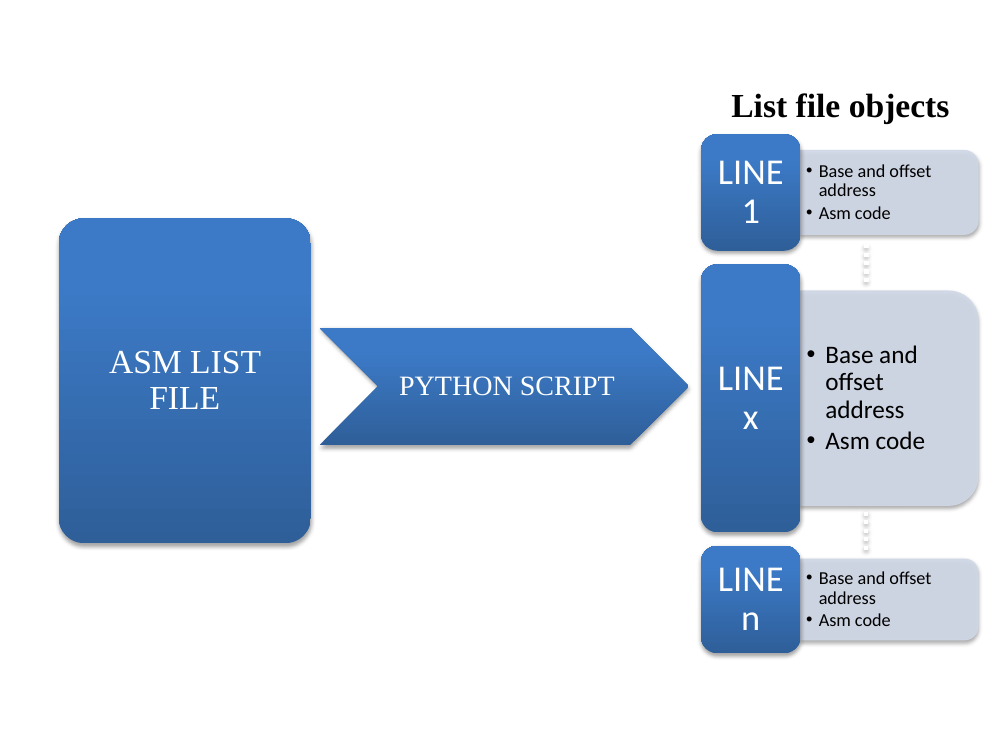
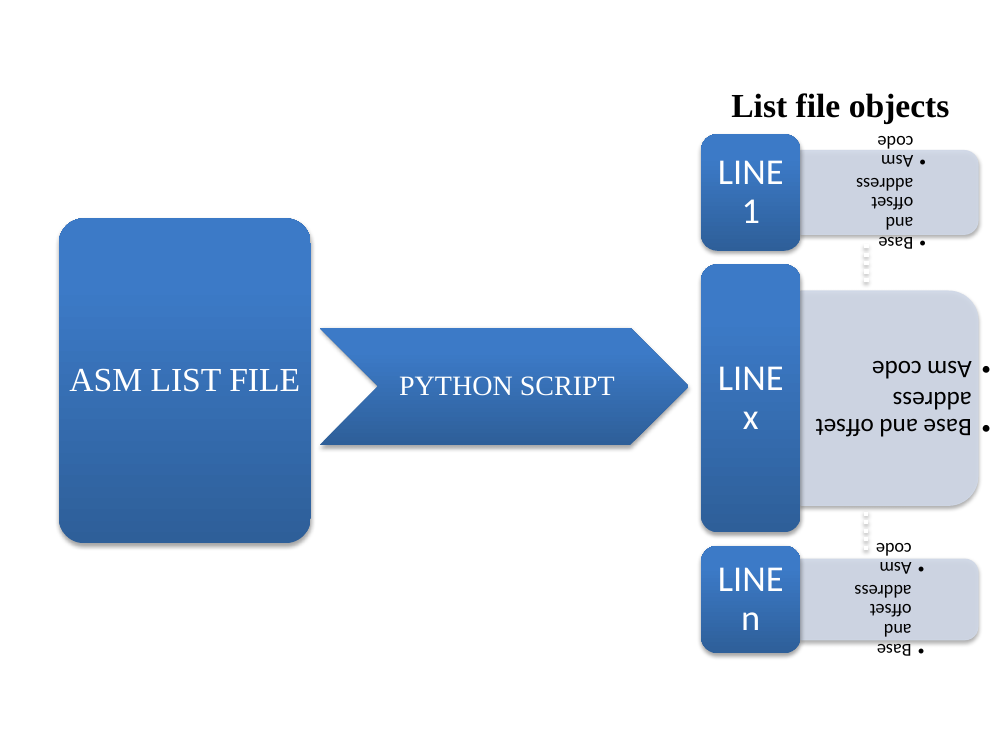
Before and after one commit to miramohan/thesis_first, a slide deck: slide 5 of pptFigures.pptx. Drawn at 1008x756 pixels with LibreOffice and Linux fonts; fonts in the diff are those of the drawing. Boxes give left, top, right and bottom in pixels: in the first picture for what was removed or moved away, otherwise in the second. Text is boxed around its words. In the diff, an @@ line names an element or a change of style, - is before the commit and + after.

```diff
--- a/pptFigures.pptx
+++ b/pptFigures.pptx
@@ text "Base and offset address": place and size @@
-text "Base and offset address" at (819,164,931,219)
+text "Base and offset address" at (856,136,914,249)
@@ text "ASM LIST FILE" rewrapped from (109,350,261,409) to (69,368,300,392) @@
@@ text "Base and offset address": place and size @@
-text "Base and offset address" at (825,345,925,449)
+text "Base and offset address" at (815,361,972,437)
@@ rotation 0 to 180 degrees in 3 elements at (815,361,972,437), (856,136,914,249), (855,543,912,656) @@
@@ text "Base and offset address": place and size @@
-text "Base and offset address" at (819,571,931,626)
+text "Base and offset address" at (855,543,912,656)
```
Also in this commit, not shown: 10 other slides changed, 3 other files.
